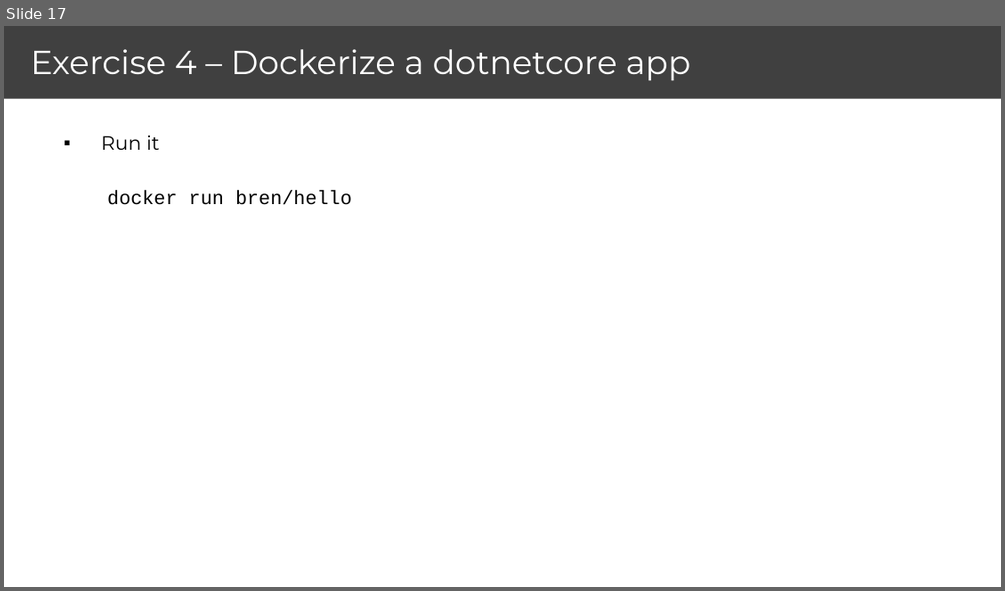
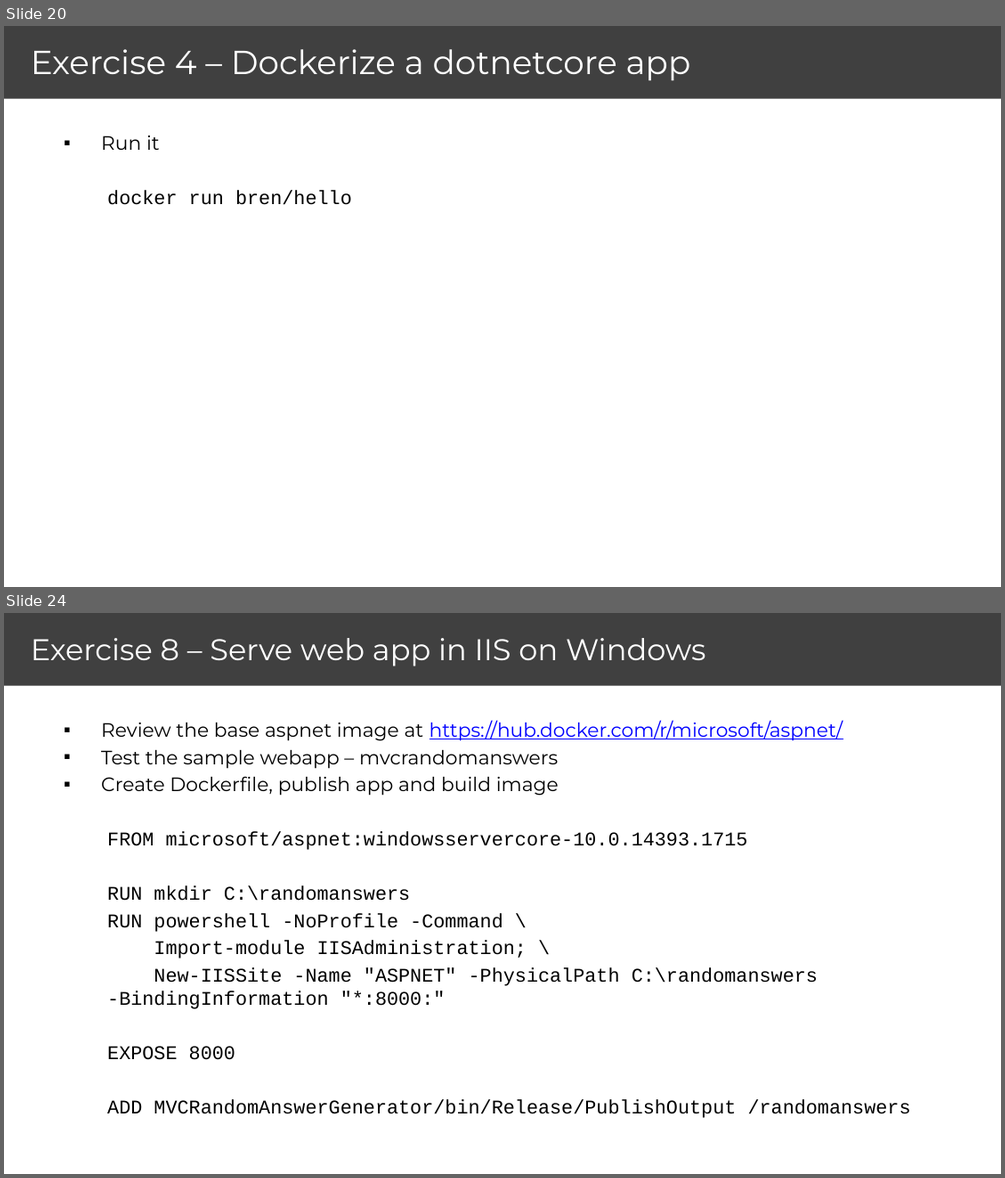
Before and after one commit to brendonmatheson/docker_fu, a slide deck: brendon_matheson_docker_dotnet_slides.pptx. Shown one above the other, each under a label of ours: slide 17 before the commit, slides 20 and 24 after it; the slides between them are not shown. The pictures are 1005x591 and 1005x1178 pixels, drawn with LibreOffice and Linux fonts; fonts in the diff are those of the drawing. Boxes give left, top, right and bottom in pixels: in the first picture for what was removed or moved away, otherwise in the second. Text is boxed around its words. In the diff, an @@ line names an element or a change of style, - is before the commit and + after.

```diff
--- a/brendon_matheson_docker_dotnet_slides.pptx
+++ b/brendon_matheson_docker_dotnet_slides.pptx
@@ slide 24 added at (x1=4, y1=613, x2=1001, y2=1174), background #FFFFFF @@
@@ rectangle added at (x1=4, y1=613, x2=1001, y2=686), fill #404040 @@
@@ title added at (x1=31, y1=638, x2=706, y2=666), 21.6 pt, text #FFFFFF @@
+Exercise 8 – Serve web app in IIS on Windows
@@ text added at (x1=101, y1=720, x2=911, y2=1118), 14 pt, text #000000 @@
+▪ Review the base aspnet image at https://hub.docker.com/r/microsoft/aspnet/
+▪ Test the sample webapp – mvcrandomanswers
+▪ Create Dockerfile, publish app and build image
+  FROM microsoft/aspnet:windowsservercore-10.0.14393.1715
+  RUN mkdir C:\randomanswers
+  RUN powershell -NoProfile -Command \
+  Import-module IISAdministration; \
+  New-IISSite -Name "ASPNET" -PhysicalPath C:\randomanswers -BindingInformation "*:8000:"
+  EXPOSE 8000
+  ADD MVCRandomAnswerGenerator/bin/Release/PublishOutput /randomanswers
@@ what was slide 17 is now slide 20 @@
```
Also in this commit, not shown: 1 slide changed, 10 other slides added, 2 slides removed, 1 other file.
